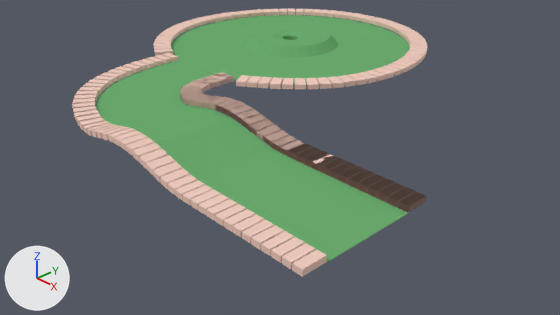
One commit to the Blender file Assets/Models/mini-golf-cuved-path.blend: the scene before it, then after it.
Before and after are seen from the file's camera 'Camera'. The axes (+X, +Y, +Z) are drawn at lower left. The lights are the same throughout.
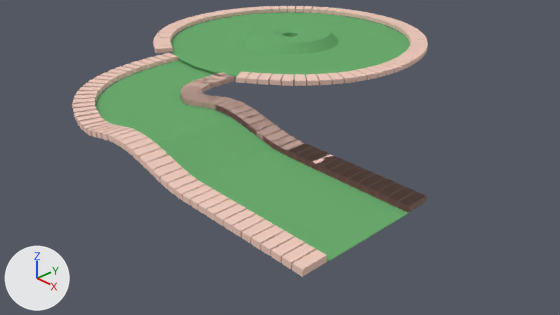
Location of each change, (x1, y1, x2, y2) in pixels of the pictures (560 x 315 px):
'Circle', reshaped, moved (15% wider, 16% taller): before (171, 15, 410, 84); after (154, 6, 428, 86)
'Cube.001', hidden (beige): before (154, 8, 427, 89)
part 1 of me_circle_001, added (beige): after (154, 6, 428, 86)

The change, as a diff of the scene's bpy script:
```diff
--- a/Assets/Models/mini-golf-cuved-path.blend.py
+++ b/Assets/Models/mini-golf-cuved-path.blend.py
@@ me_circle_001 @@
 # used by ob_circle; location = (-5.97, 6.61, 0.0); scale = (3.72, 3.72, 3.72)
-me_circle_001.from_pydata(...)  # 193 vertices, 192 faces; spans x -1.0..1.0, y -1.0..1.0, z -0.01..0.07
+me_circle_001.from_pydata(...)  # 761 vertices, 618 faces; spans x -1.14..1.13, y -1.03..1.14, z -0.01..0.07
+# me_circle_001 part 1: 568 vertices added at x -1.14..1.13, y -1.03..1.14, z 0.0..0.04
 me_circle_001.materials.append(mat_material_001)
+me_circle_001.materials.append(mat_material_002)  # beige #f0ccbe
@@ ob_circle @@
 ob_circle = bpy.data.objects.new('Circle', me_circle_001)
-ob_circle.location = (-5.97, 6.61, 0.0)
+ob_circle.location = (-5.97, 6.61, 0.1)
 ob_circle.scale = (3.72, 3.72, 3.72)
@@ ob_cube_001 @@
 ob_cube_001 = bpy.data.objects.new('Cube.001', me_cube_008)
-ob_cube_001.location = (-8.02, 2.96, -0.59)
+ob_cube_001.location = (-8.36, 6.51, 1.83)
 ob_cube_001.scale = (0.125, 0.25, 0.0625)
+ob_cube_001.hide_set(True)  # its collection is switched off
```
